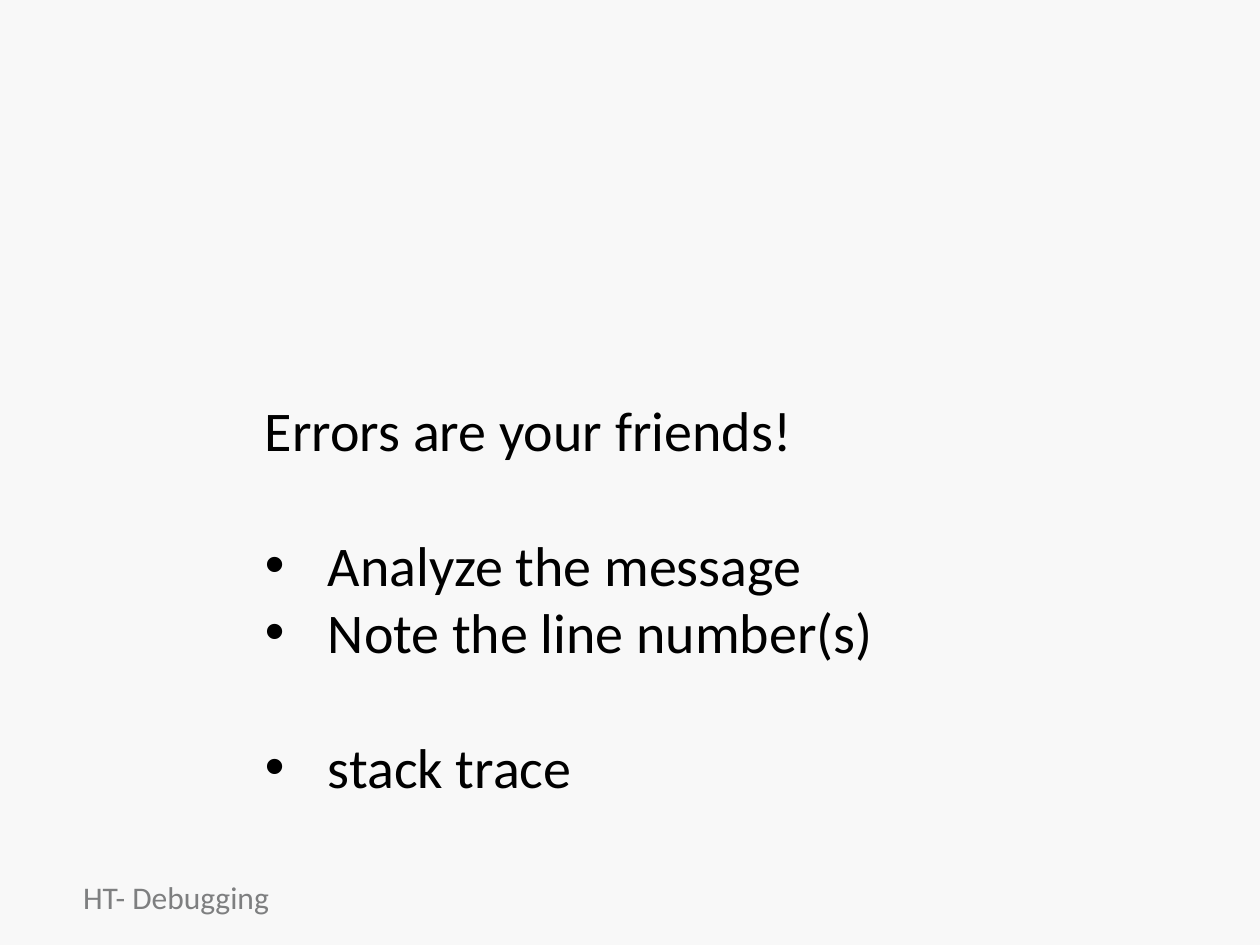
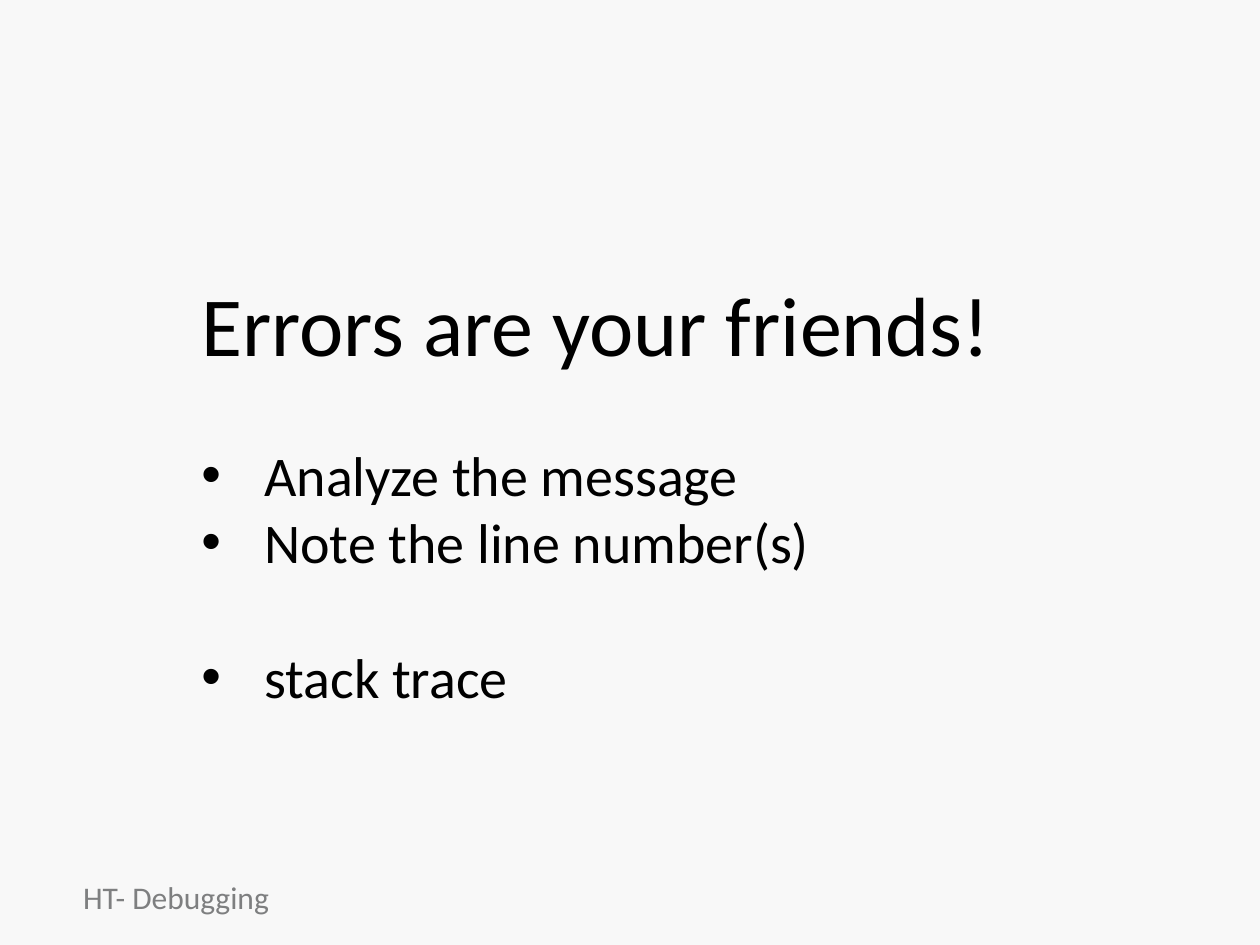
Before and after one commit to jumpcheng/debugging_notes, a slide deck: slide 9 of HT-debugging-basics.pptx. Drawn at 1260x945 pixels with LibreOffice and Linux fonts; fonts in the diff are those of the drawing; background and template pictures are left out. Boxes give left, top, right and bottom in pixels: in the first picture for what was removed or moved away, otherwise in the second. Text is boxed around its words. In the diff, an @@ line names an element or a change of style, - is before the commit and + after.

```diff
--- a/HT-debugging-basics.pptx
+++ b/HT-debugging-basics.pptx
@@ text "Errors are your friends!": place and size @@
-text "Errors are your friends!" at box(265, 412, 872, 789)
+text "Errors are your friends!" at box(201, 297, 990, 699)
@@ text at box(201, 297, 990, 370): size 32 to 48 pt in "Errors are your friends!" @@
```
Also in this commit, not shown: 4 other slides changed, 1 slide added, 1 other file.
